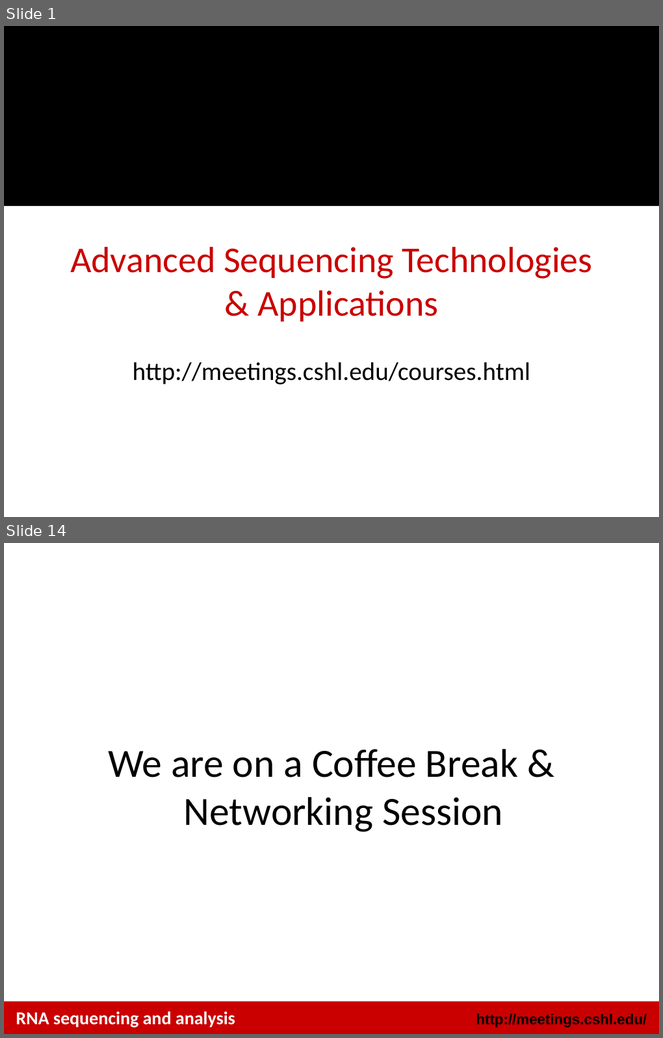
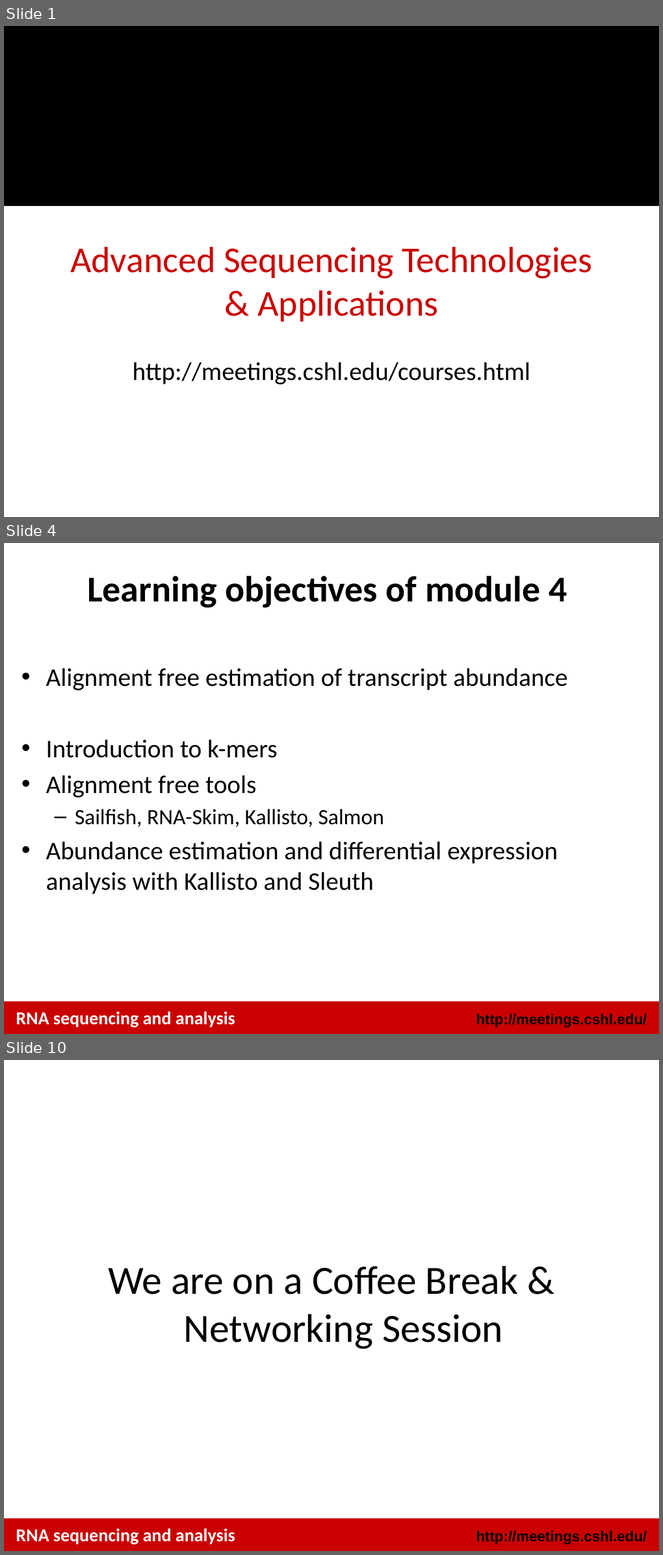
Before and after one commit to griffithlab/rnaseq_tutorial_wiki, a slide deck: LectureFiles/cshl/2018/RNASeq_Module4_Lecture.pptx. Shown one above the other, each under a label of ours: slides 1 and 14 before the commit, slides 1, 4 and 10 after it; the slides between them are not shown. The pictures are 663x1038 and 663x1555 pixels, drawn with LibreOffice and Linux fonts; fonts in the diff are those of the drawing; background and template pictures are left out. Boxes give left, top, right and bottom in pixels: in the first picture for what was removed or moved away, otherwise in the second. Text is boxed around its words. In the diff, an @@ line names an element or a change of style, - is before the commit and + after.

```diff
--- a/LectureFiles/cshl/2018/RNASeq_Module4_Lecture.pptx
+++ b/LectureFiles/cshl/2018/RNASeq_Module4_Lecture.pptx
@@ slide 4 added at [4, 543, 659, 1034], background #FFFFFF; not listed: 2 template elements that a slide beside it also shows @@
@@ title added at [87, 575, 567, 608], 40 pt, text #000000, bold @@
+Learning objectives of module 4
@@ text added at [46, 668, 568, 895], 28 pt, text #000000 @@
+• Alignment free estimation of transcript abundance
+• Introduction to k-mers
+• Alignment free tools
+  – Sailfish, RNA-Skim, Kallisto, Salmon
+• Abundance estimation and differential expression analysis with Kallisto and Sleuth
@@ text added at [16, 1012, 235, 1028], 20 pt, text #FFFFFF, bold @@
+RNA sequencing and analysis
@@ what was slide 14 is now slide 10 @@
```
Also in this commit, not shown: 2 slides changed, 5 other slides added, 10 slides removed, 23 other files.
